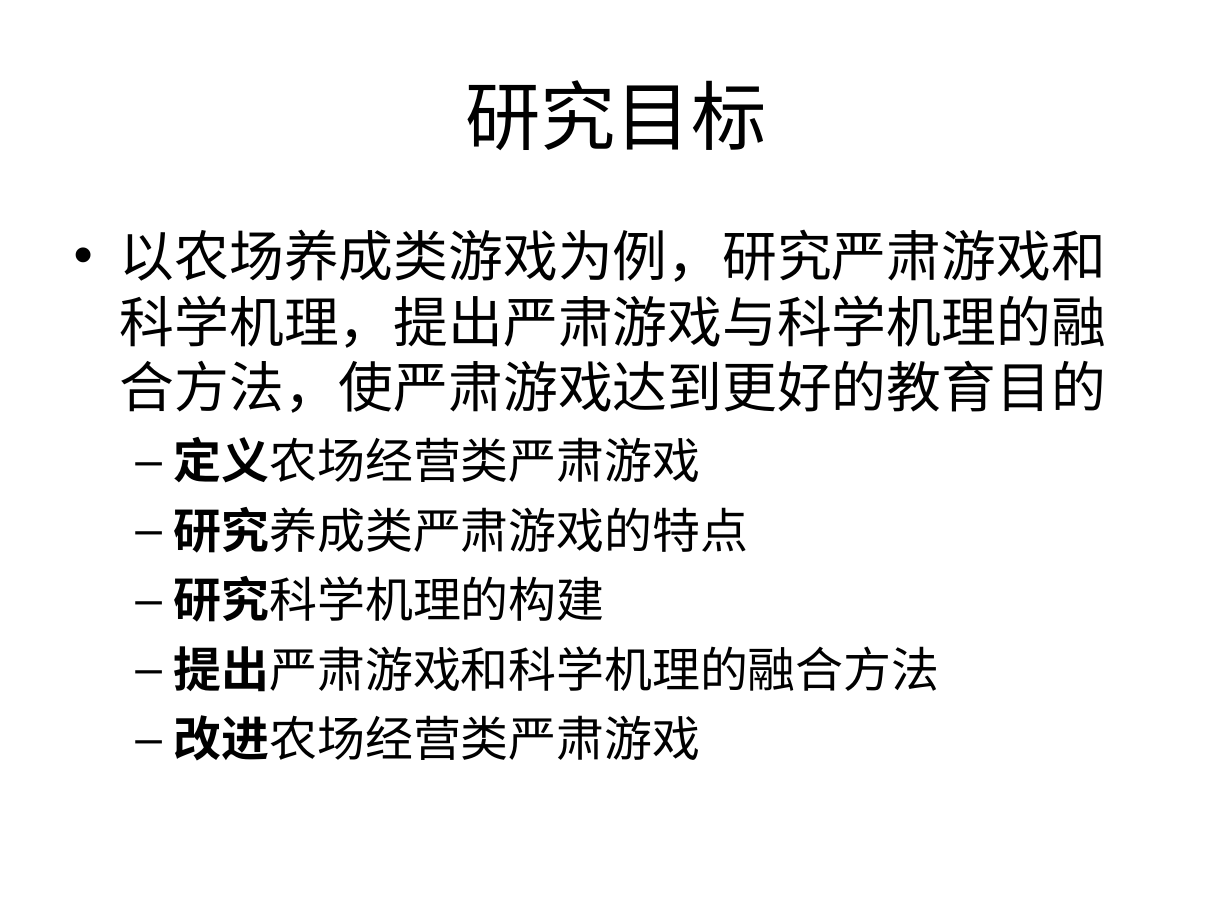
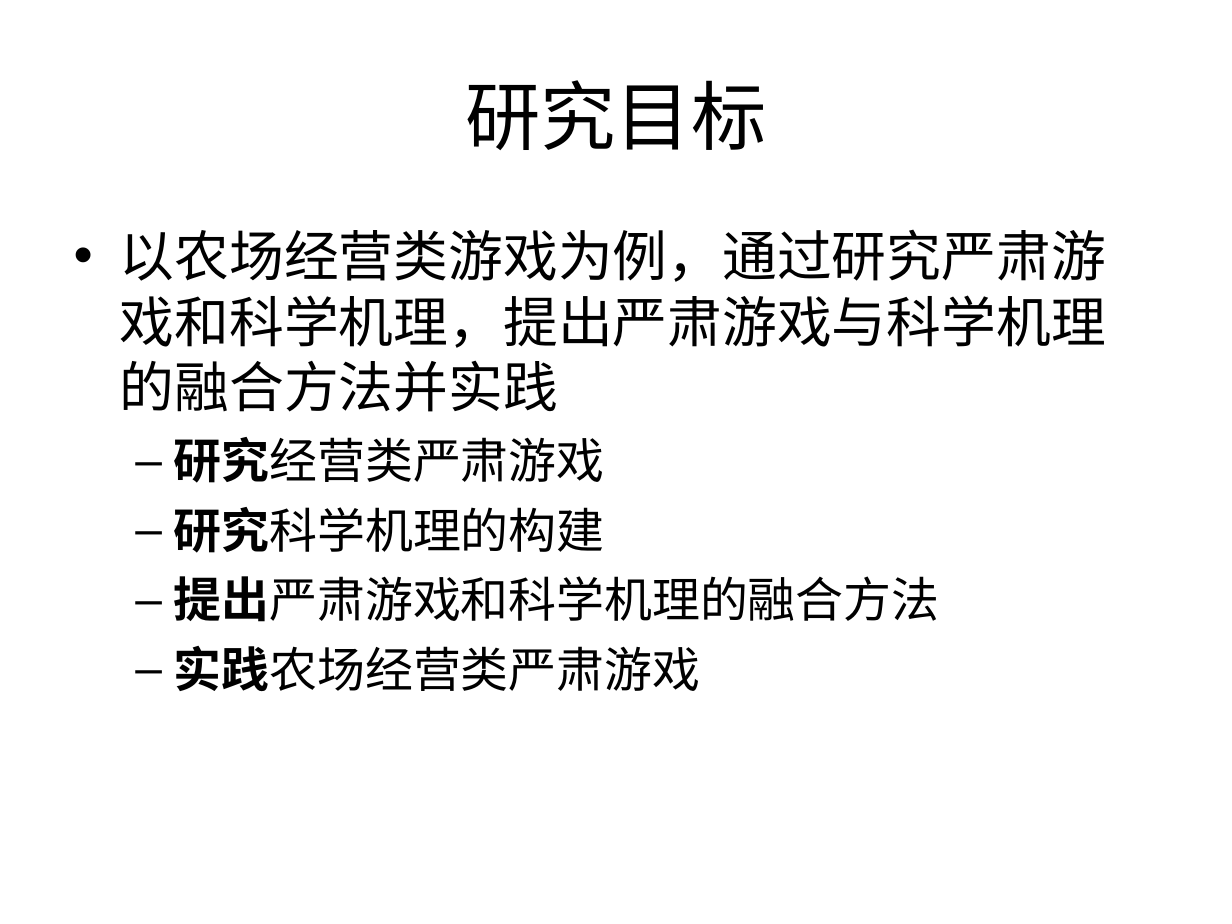
Before and after one commit to Nookleptia/qianmen3d, a slide deck: slide 6 of 毕设文件/毕设提纲.ppt (slide 5 before the commit). Drawn at 1232x924 pixels with LibreOffice and Linux fonts; fonts in the diff are those of the drawing. Boxes give left, top, right and bottom in pixels: in the first picture for what was removed or moved away, otherwise in the second. Text is boxed around its words. In the diff, an @@ line names an element or a change of style, - is before the commit and + after.

```diff
--- a/毕设文件/毕设提纲.ppt
+++ b/毕设文件/毕设提纲.ppt
@@ text at (x1=120, y1=229, x2=1106, y2=483): text changed @@
-• 以农场养成类游戏为例，研究严肃游戏和科学机理，提出严肃游戏与科学机理的融合方法，使严肃游戏达到更好的教育目的
-  – 定义农场经营类严肃游戏
-  – 研究养成类严肃游戏的特点
+• 以农场经营类游戏为例，通过研究严肃游戏和科学机理，提出严肃游戏与科学机理的融合方法并实践
+  – 研究经营类严肃游戏
@@ text at (x1=174, y1=646, x2=700, y2=691): text changed @@
-  – 改进农场经营类严肃游戏
+  – 实践农场经营类严肃游戏
```
Also in this commit, not shown: 24 other slides changed, 6 slides added, 4 slides removed, 2 other files.
